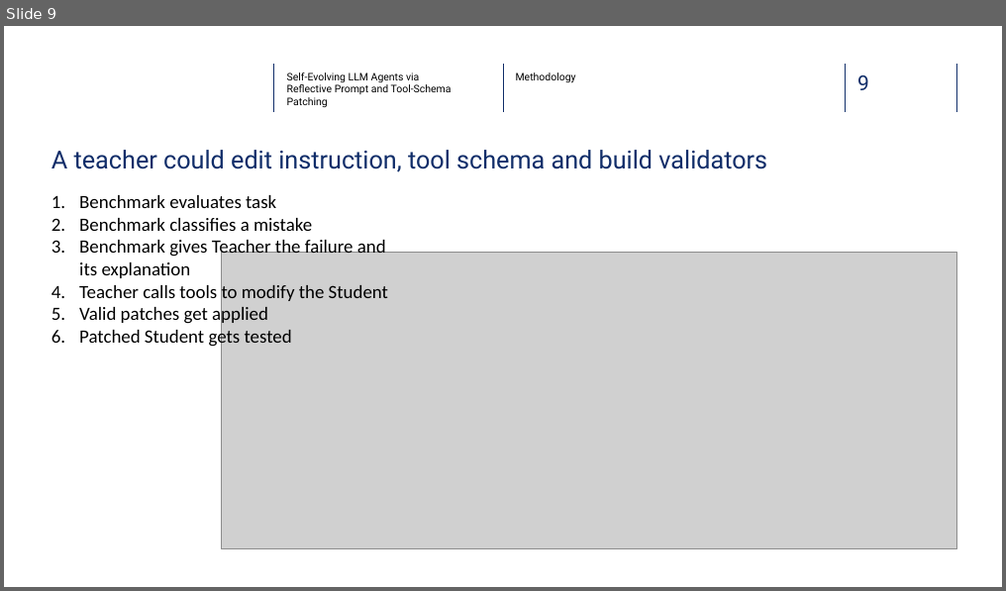
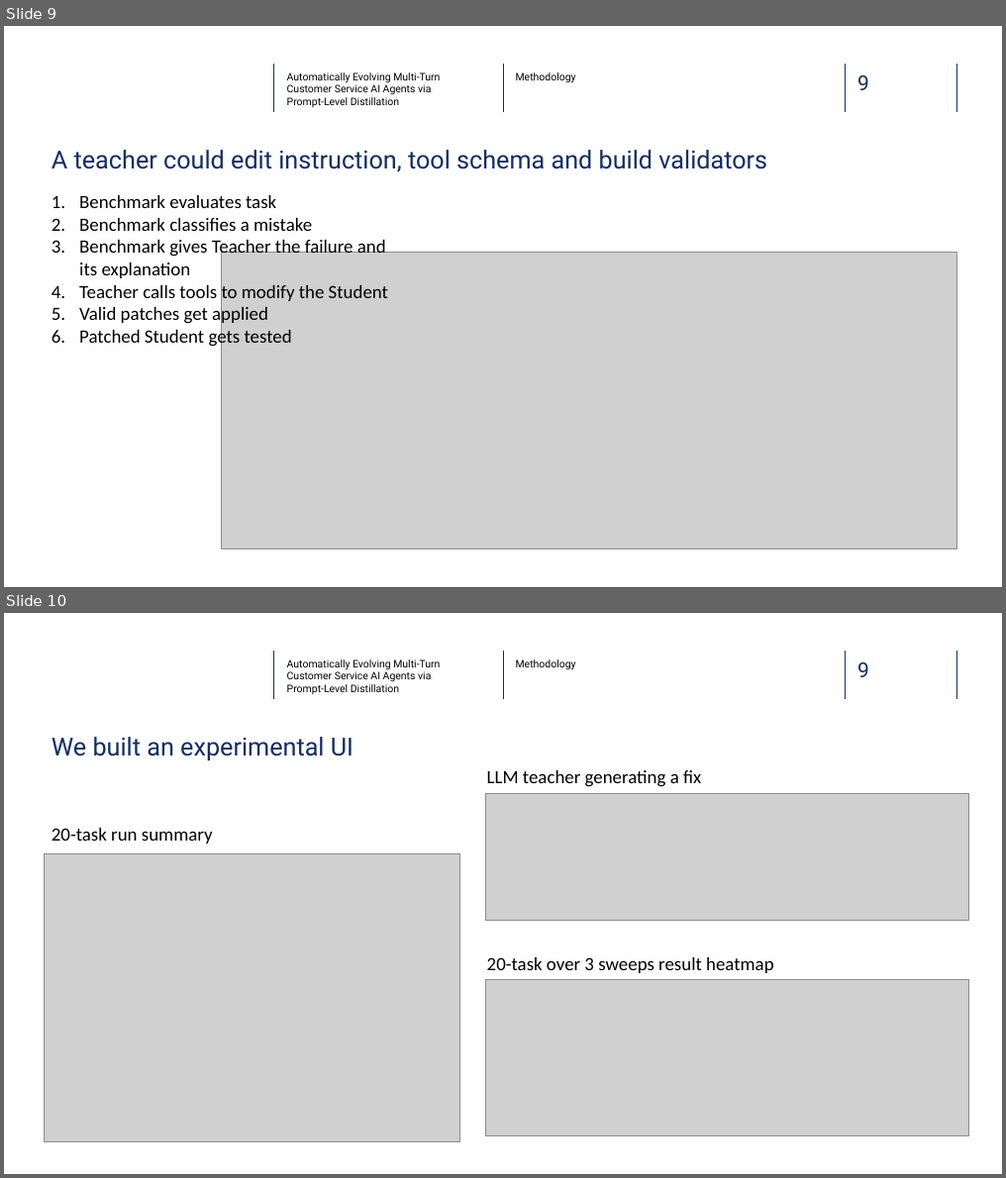
Before and after one commit to glebdementev/tau-evo, a slide deck: slides/defense.pptx. Shown one above the other, each under a label of ours: slide 9 before the commit, slides 9 and 10 after it. The pictures are 1006x591 and 1006x1178 pixels, drawn with LibreOffice and Linux fonts; fonts in the diff are those of the drawing; grey boxes stand for pictures; background and template pictures are left out. Boxes give left, top, right and bottom in pixels: in the first picture for what was removed or moved away, otherwise in the second. Text is boxed around its words. In the diff, an @@ line names an element or a change of style, - is before the commit and + after.

```diff
--- a/slides/defense.pptx
+++ b/slides/defense.pptx
@@ slide 10 added at (x1=4, y1=613, x2=1002, y2=1174), background #FFFFFF @@
@@ line added from (274, 652) to (274, 699), #102D69 1 pt @@
@@ text added at (x1=287, y1=660, x2=440, y2=694), 10 pt, text #000000 @@
+Automatically Evolving Multi-Turn
+Customer Service AI Agents via Prompt-Level Distillation
@@ line added from (503, 652) to (503, 699), #102D69 1 pt @@
@@ text added at (x1=516, y1=660, x2=576, y2=670), 10 pt, text #000000 @@
+Methodology
@@ line added from (846, 652) to (846, 699), #102D69 1 pt @@
@@ text added at (x1=857, y1=663, x2=869, y2=677), 20 pt, text #102D69 @@
+9
@@ line added from (957, 652) to (957, 699), #102D69 1 pt @@
@@ text added at (x1=52, y1=737, x2=353, y2=761), 24 pt, text #102D69 @@
+We built an experimental UI
@@ text added at (x1=487, y1=770, x2=701, y2=787), 18 pt, text #000000 @@
+LLM teacher generating a fix
@@ picture added at (x1=485, y1=793, x2=969, y2=921) @@
@@ text added at (x1=52, y1=828, x2=213, y2=844), 18 pt, text #000000 @@
+20-task run summary
@@ picture added at (x1=45, y1=854, x2=460, y2=1143) @@
@@ text added at (x1=487, y1=958, x2=774, y2=973), 18 pt, text #000000 @@
+20-task over 3 sweeps result heatmap
@@ picture added at (x1=485, y1=980, x2=969, y2=1137) @@
@@ slide 9 changed as well @@
@@ text at (x1=287, y1=73, x2=440, y2=107): text changed @@
-Self-Evolving LLM Agents via Reflective Prompt and Tool-Schema Patching
+Automatically Evolving Multi-Turn
+Customer Service AI Agents via Prompt-Level Distillation
```
Also in this commit, not shown: 14 other slides changed, 1 other file.
